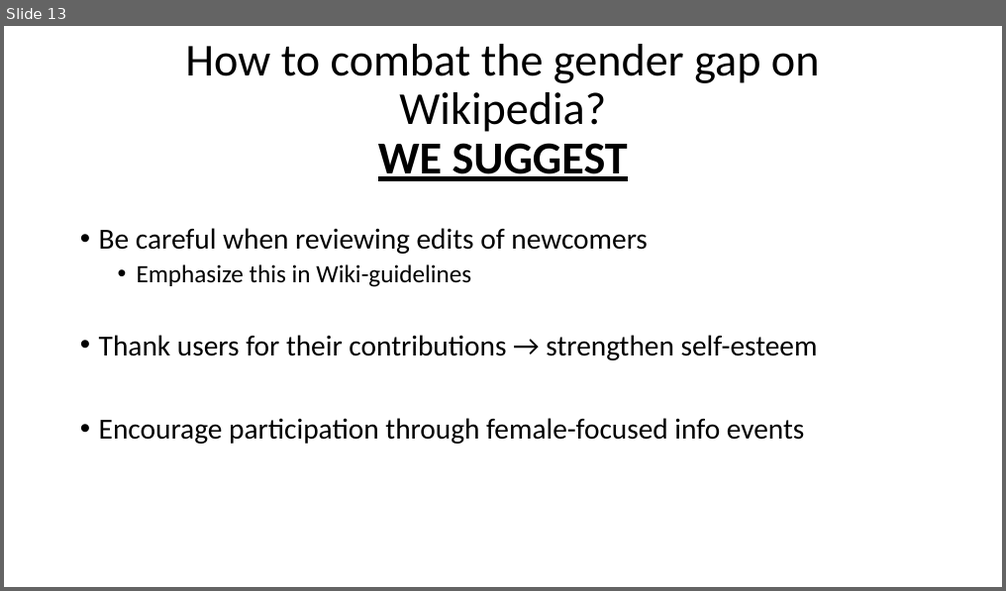
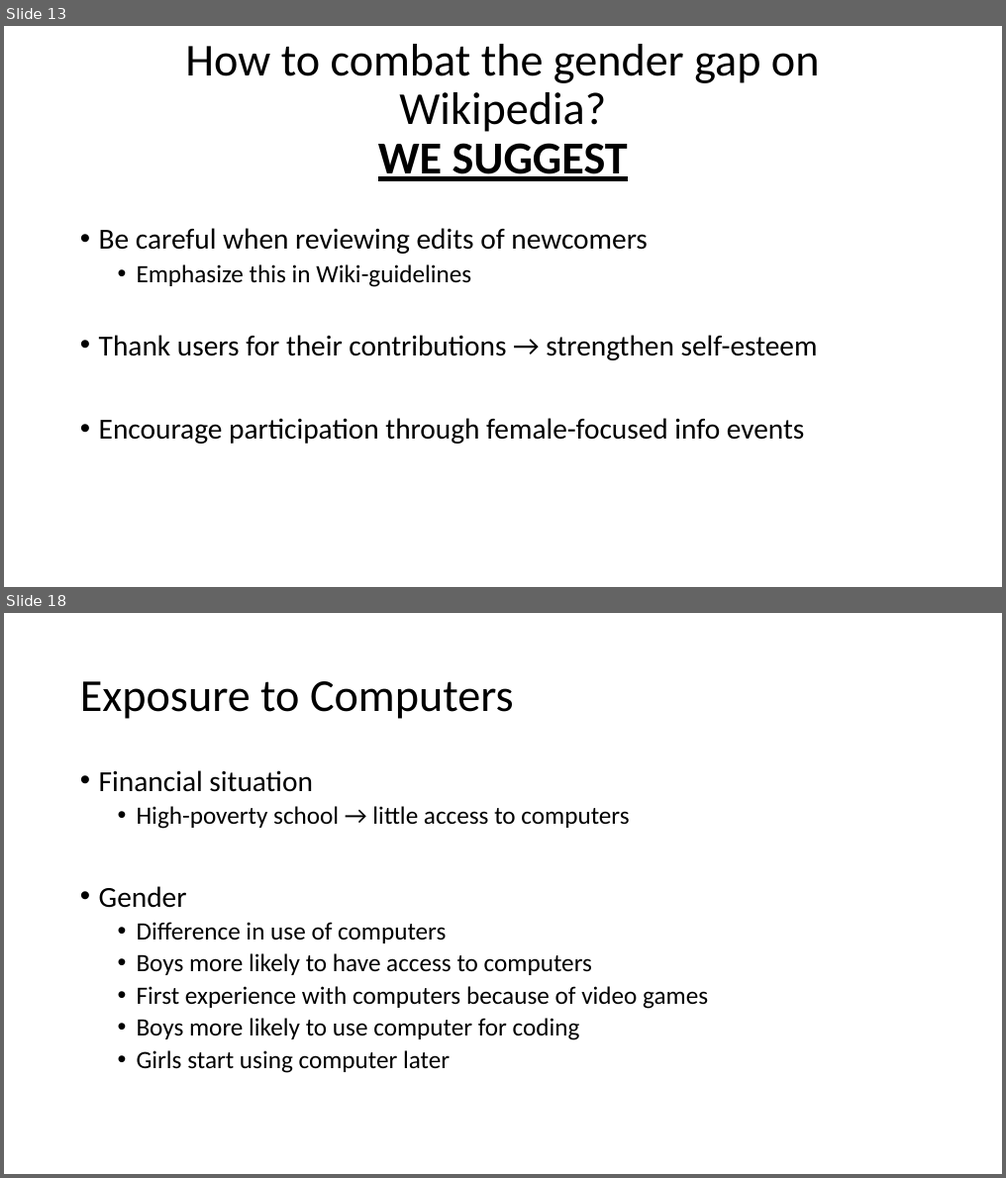
Before and after one commit to EvaJobst/FOT-Paper, a slide deck: Paper - Presentation.pptx. Shown one above the other, each under a label of ours: slide 13 before the commit, slides 13 and 18 after it; the slides between them are not shown. The pictures are 1006x591 and 1006x1178 pixels, drawn with LibreOffice and Linux fonts; fonts in the diff are those of the drawing. Boxes give left, top, right and bottom in pixels: in the first picture for what was removed or moved away, otherwise in the second. Text is boxed around its words. In the diff, an @@ line names an element or a change of style, - is before the commit and + after.

```diff
--- a/Paper - Presentation.pptx
+++ b/Paper - Presentation.pptx
@@ slide 18 added at (4, 613, 1002, 1174), background #FFFFFF @@
@@ title added at (80, 681, 514, 719), 44 pt, text #000000 @@
+Exposure to Computers
@@ text added at (99, 770, 708, 1073), 24 pt, text #000000 @@
+• Financial situation
+  • High-poverty school → little access to computers
+• Gender
+  • Difference in use of computers
+  • Boys more likely to have access to computers
+  • First experience with computers because of video games
+  • Boys more likely to use computer for coding
+  • Girls start using computer later
```
Also in this commit, not shown: 5 other slides added.
